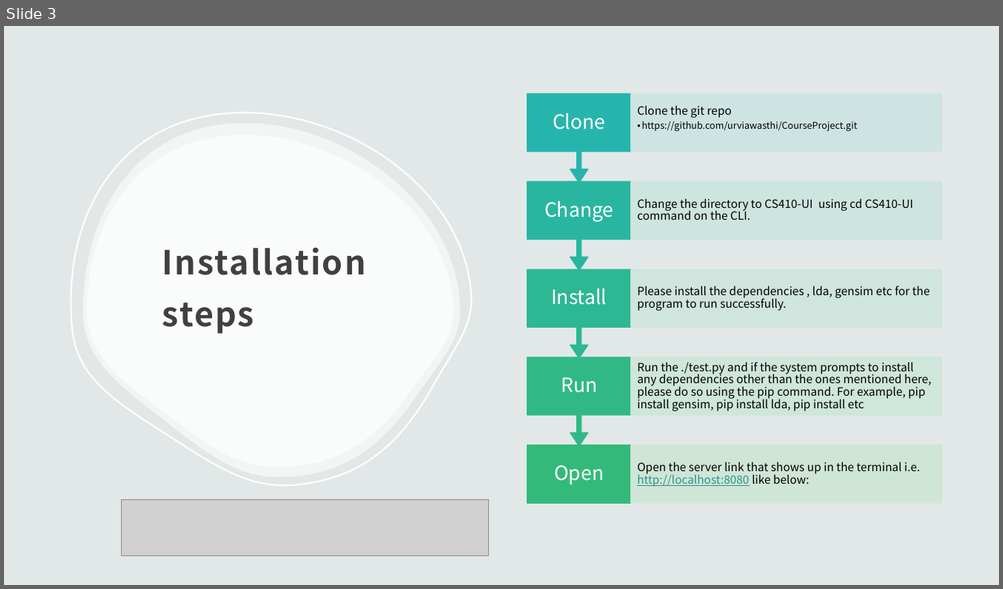
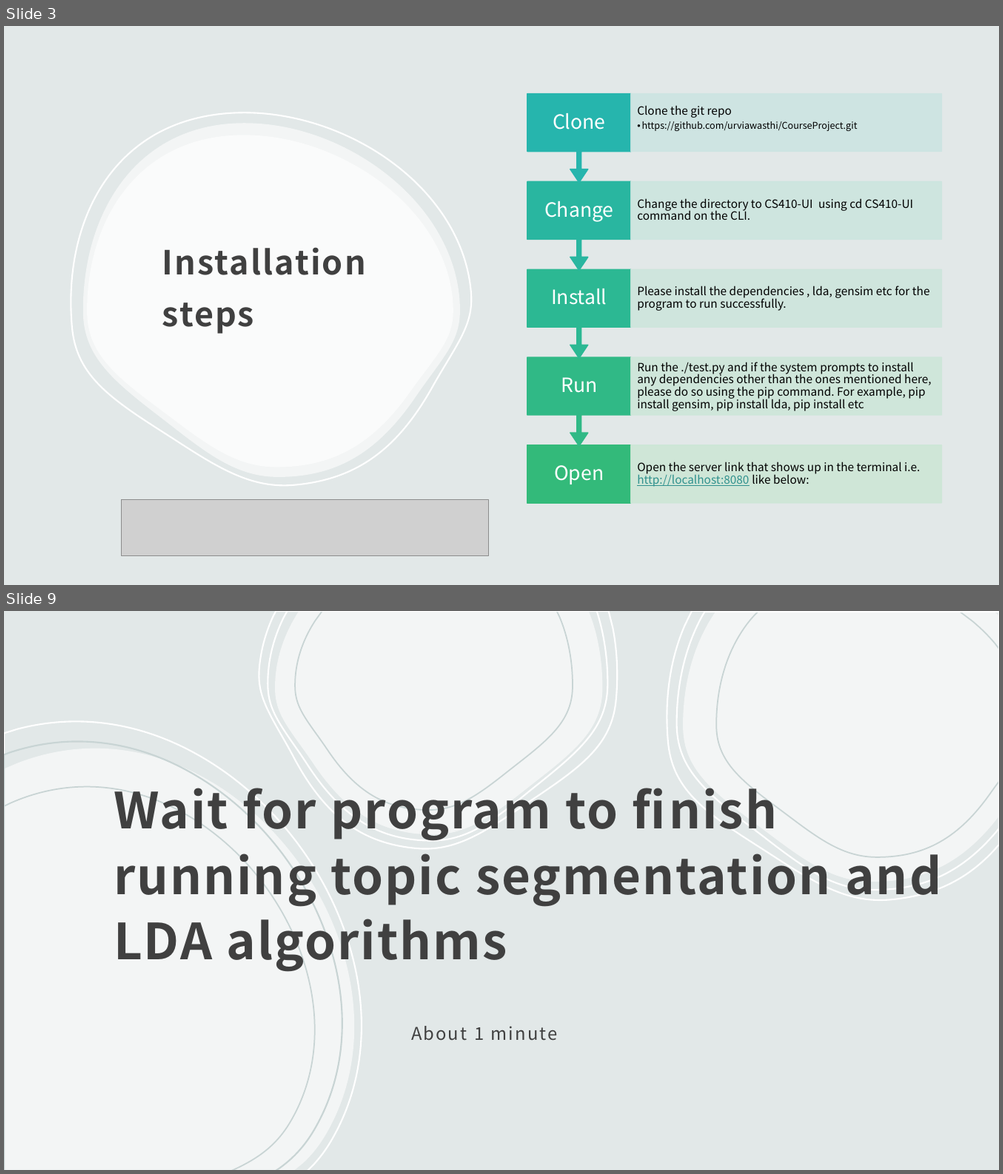
Before and after one commit to urviawasthi/CourseProject, a slide deck: final_project_presentation.pptx. Shown one above the other, each under a label of ours: slide 3 before the commit, slides 3 and 9 after it; the slides between them are not shown. The pictures are 1003x589 and 1003x1174 pixels, drawn with LibreOffice and Linux fonts; fonts in the diff are those of the drawing; grey boxes stand for pictures. Boxes give left, top, right and bottom in pixels: in the first picture for what was removed or moved away, otherwise in the second. Text is boxed around its words. In the diff, an @@ line names an element or a change of style, - is before the commit and + after.

```diff
--- a/final_project_presentation.pptx
+++ b/final_project_presentation.pptx
@@ slide 9 added at <box>4,611,999,1170</box>, background #E2E8E8 @@
@@ group added at <box>259,611,617,849</box>: 4 freeform shapes @@
@@ group added at <box>666,611,999,900</box>: 4 freeform shapes @@
@@ group added at <box>4,721,361,1170</box>: 4 freeform shapes @@
@@ title added at <box>114,777,941,972</box>, 48 pt, text #404040, bold @@
+Wait for program to finish running topic segmentation and LDA algorithms
@@ text added at <box>411,1026,558,1041</box>, 17 pt, text #404040 @@
+About 1 minute
```
Also in this commit, not shown: 1 slide changed, 5 other slides added.
